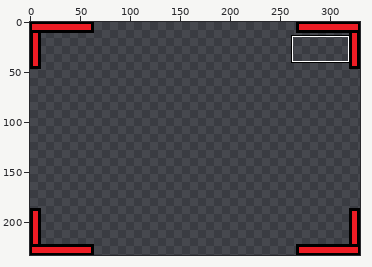
Edited in one commit: sprite sheet (player2_window.png). Above: a wide view before the commit, with the close-up outlined.
Close-up. Old version:
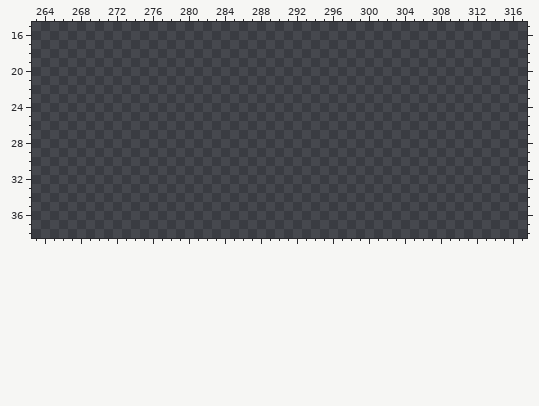
The file is 330x233 pixels. Shown: x 263..317, y 15..38.
The result:
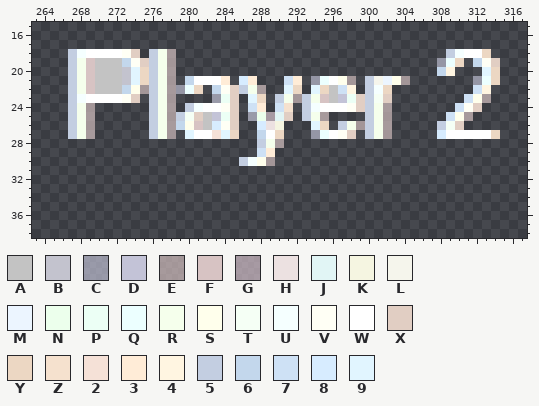
Palette (. is transparent): A #c3c3c3  B #c3c3ce  C #c3c3d7aa  D #c3c3d7  E #d7c3c3aa  F #d7c3c3  G #d7c3ceaa  H #ece1e1  J #e1f5f5  K #f5f5e1  L #f5f5ec  M #ecf5ff  N #ecffec  P #ecfff5  Q #ecffff  R #f5ffec  S #ffffec  T #f5fff5  U #f5ffff  V #fffff5  W #ffffff  X #e1cec3  Y #ecd7c3  Z #f5e1ce  2 #f5e1d7  3 #ffecd7  4 #fff5e1  5 #c3cee1  6 #c3d7ec  7 #cee1f5  8 #d7ecff  9 #e1f5ff
Commit: end choose player
Changes in this commit:
y 18: x 267..274 ........ -> 5UWWWWVX; x 276..278 ... -> 5RE; x 309..313 ..... -> 5UWWY
y 19: x 267..278 ............ -> 5RFAAA6VX5RE; x 308..310 ... -> CQY; x 312..314 ... -> 6VX
y 20: x 267..278 ............ -> 5RFAAAB9Y5RE; x 308..309 .. -> 64; x 313..314 .. -> 9Y
y 21: x 267..278 ............ -> 5RFAAAB9Y5RE; x 280..284 ..... -> 6WWW3; x 286..287 .. -> 83; x 291..292 .. -> 73; x 294..298 ..... -> CQWSE; x 300..304 ..... -> 5LMSE; x 312..314 ... -> CQY
y 22: x 267..281 ............... -> 5RFAAA6SE5RECQY; x 283..288 ...... -> 6VX5RE; x 291..292 .. -> 9Y; x 294..298 ..... -> 9YA74; x 300..302 ... -> 5UY; x 312..313 .. -> 74
y 23: x 267..274 ........ -> 5UWWWWVX; x 276..278 ... -> 5RE; x 283..285 ... -> CPX; x 287..288 .. -> 9Y; x 290..302 ............. -> 5RE5RFADPX5TX; x 311..313 ... -> 7SE
y 24: x 267..269 ... -> 5RE; x 276..278 ... -> 5RE; x 280..285 ...... -> 5UWWVX; x 287..288 .. -> 73; x 290..291 .. -> 7Z; x 293..302 .......... -> 5UWWWVX5RE; x 310..312 ... -> 7VX
y 25: x 267..269 ... -> 5RE; x 276..285 .......... -> 5RE5TXADPX; x 287..291 ..... -> CNGJX; x 293..295 ... -> 5RE; x 300..302 ... -> 5RE; x 309..311 ... -> 7SE
y 26: x 267..269 ... -> 5RE; x 276..285 .......... -> 5RE6SFA8VX; x 288..290 ... -> 8HK; x 294..295 .. -> 9Y; x 297..302 ...... -> 5RE5RE; x 308..310 ... -> 5TX
y 27: x 267..269 ... -> 5RE; x 276..278 ... -> 5RE; x 280..285 ...... -> 9WW29Y; x 288..290 ... -> 6WY; x 294..298 ..... -> CQWVX; x 300..302 ... -> 5RE; x 308..314 ....... -> 8WWWWWY
y 28: x 288..290 ... -> 5RE
y 29: x 288..289 .. -> 73
y 30: x 286..289 .... -> 5USE
Pixel boxes of the changes (left, top, right, bottom) in both close-ups:
added: (68, 49, 410, 166)
added: (437, 49, 500, 139)
